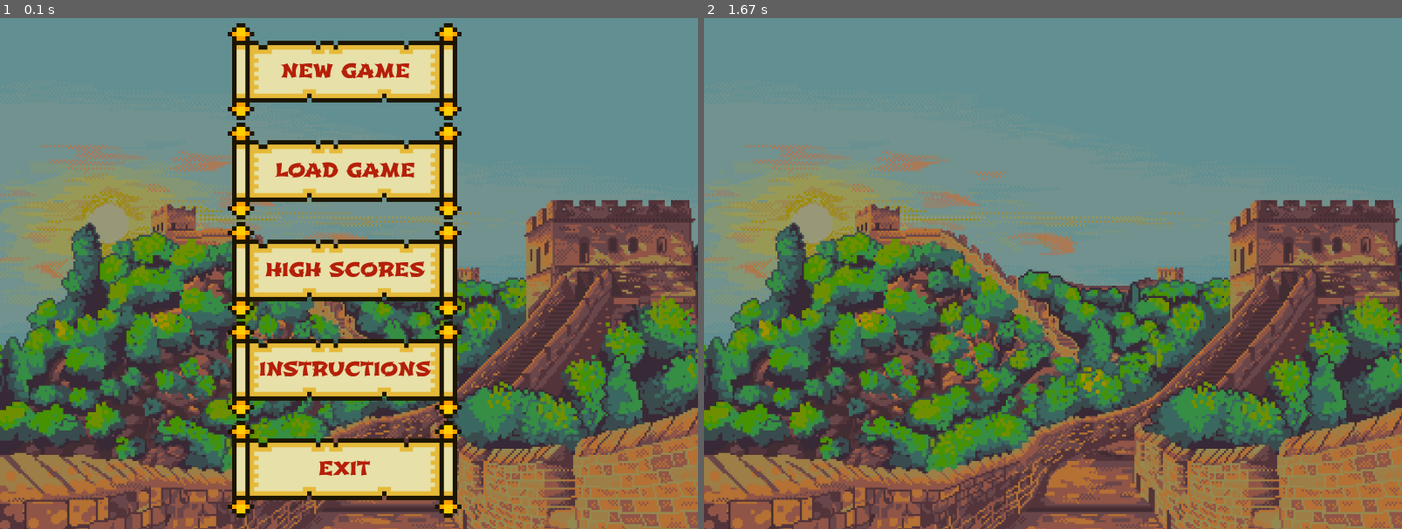
Above: before the commit, frames 1-2 (left to right).
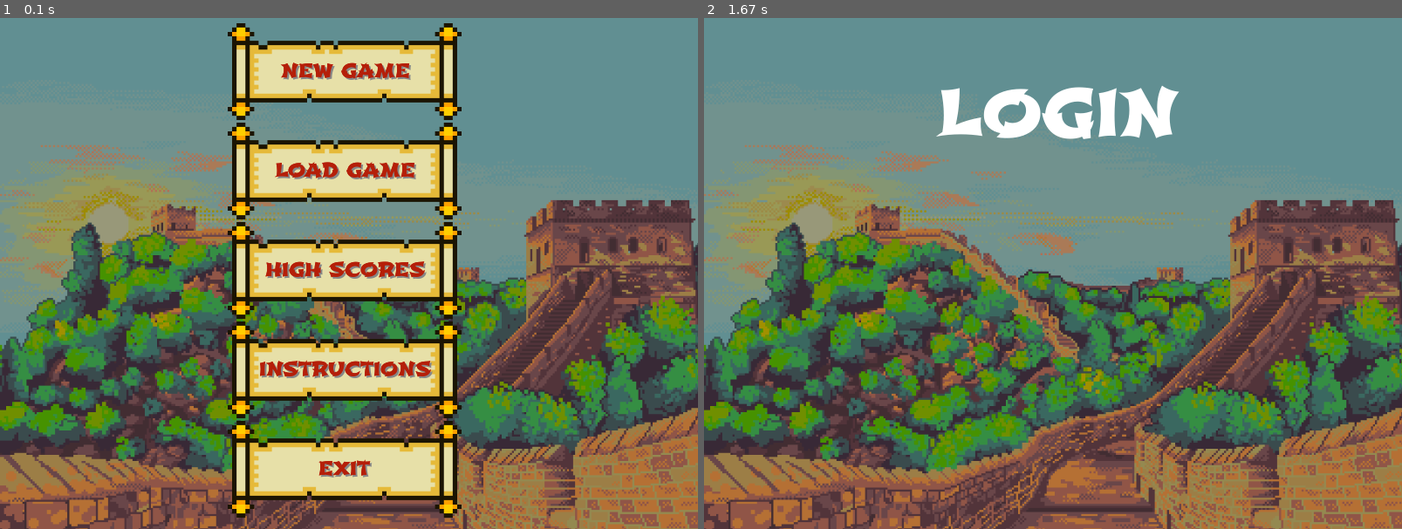
Above: after the commit, the same moments.

Repository: jocelyn-chang/digit-dynasty
Game: pygame game, started from mainMenu.py
Two runs of this game, one before a commit and one after it. Both use one fixed random seed, a clock stepped at 60 frames per second and the inputs below.
Inputs:
- Up to frame 1 (0.1 s): no input
- Up to frame 2 (1.67 s): click "NEW GAME" at 0.38 s

The runs differ from the first frame. In frame 1, 1.0% of the frame differs, in the area x 37-62%, y 8-90%; in frame 2, 2.0%, in the area x 33-69%, y 13-24%.

Commit message:
main menu

Diff:
--- a/mainMenu.py
+++ b/mainMenu.py
@@ -35,6 +35,18 @@
             text_rect = self.text.get_rect(center = self.rect.center)
             screen.blit(self.text, text_rect)
 
+            # Shadow offset
+            shadow_offset = 2
+
+            # Draw shadow first
+            shadow_color = (135, 135, 135)  # Black shadow
+            shadow_text = self.font.render(self.text_input, True, shadow_color)
+            shadow_rect = shadow_text.get_rect(center=(self.rect.centerx + shadow_offset, self.rect.centery + shadow_offset))
+            screen.blit(shadow_text, shadow_rect)
+
+            # Draw the actual text
+            screen.blit(self.text, text_rect)
+
     def checkInput(self, position):
         return self.rect.collidepoint(position)
 
@@ -53,6 +65,11 @@
         GAME_MOUSE_POS = pygame.mouse.get_pos()
 
         SCREEN.blit(BACKGROUND, (0, 0))
+
+        START_TEXT = get_font(75).render("LOGIN", True, "White")
+        START_RECT = START_TEXT.get_rect(center = (405, 125))
+
+        SCREEN.blit(START_TEXT, START_RECT)
 
         for event in pygame.event.get():
             if event.type == pygame.QUIT:
Binary file added: images/back_button.png
